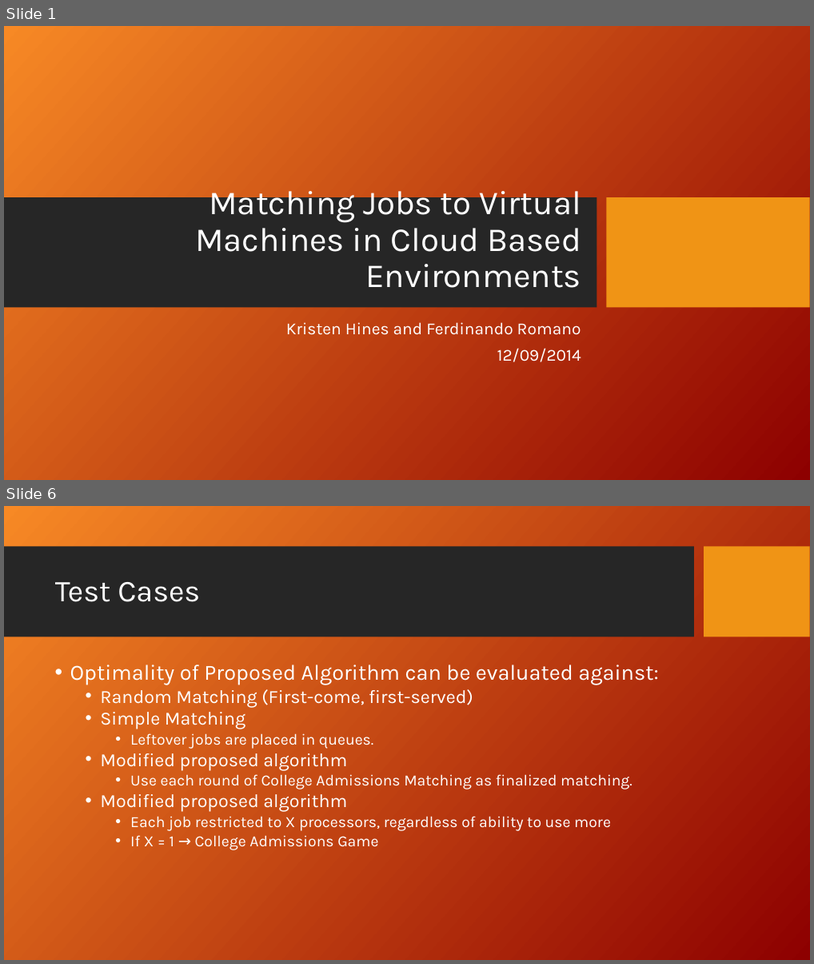
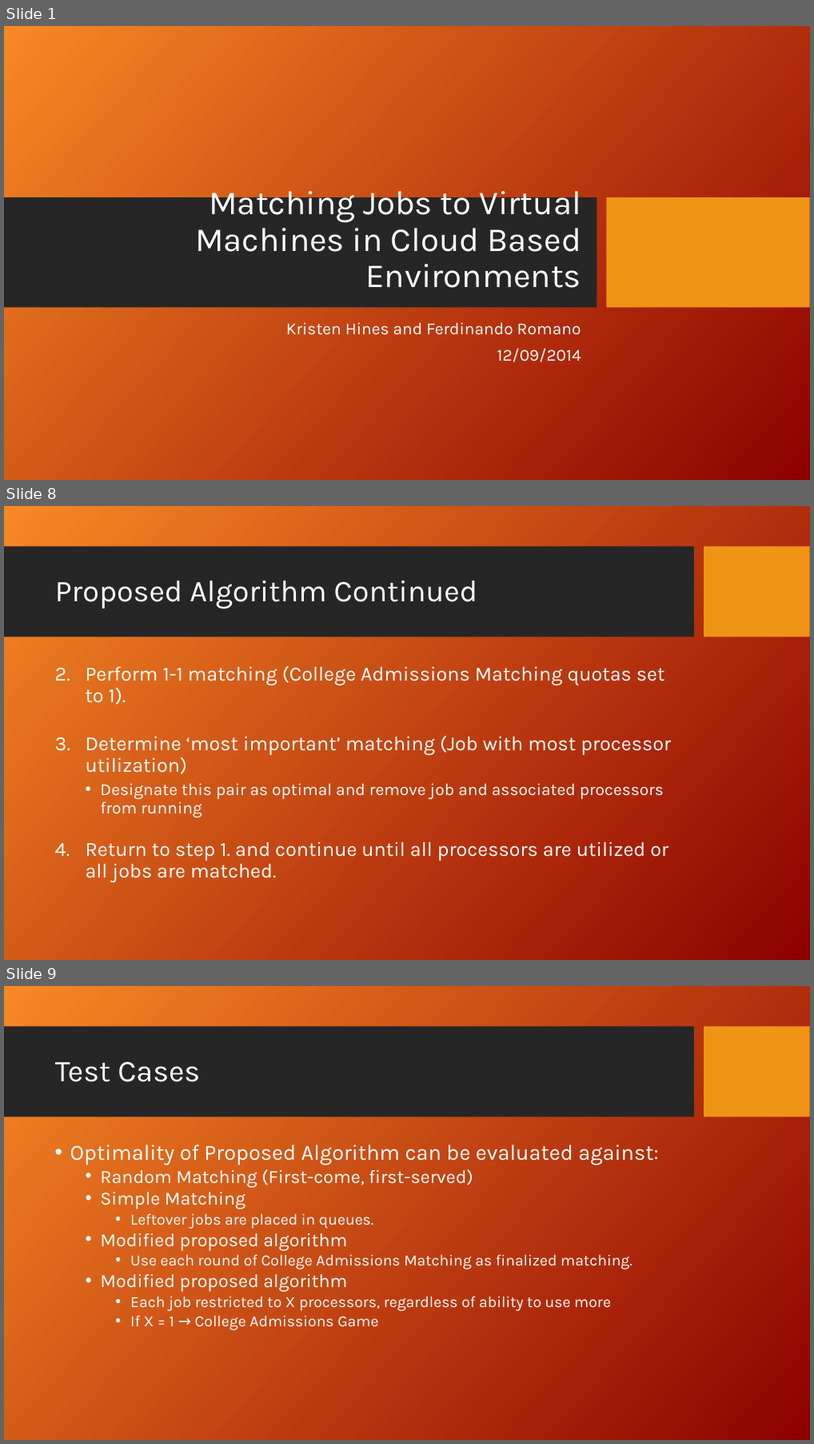
Before and after one commit to fmromano/GameTheoryProject, a slide deck: Paper/MatchingJobsPresentation_KH_FR.ppt. Shown one above the other, each under a label of ours: slides 1 and 6 before the commit, slides 1, 8 and 9 after it; the slides between them are not shown. The pictures are 814x964 and 814x1444 pixels, drawn with LibreOffice and Linux fonts; fonts in the diff are those of the drawing; background and template pictures are left out. Boxes give left, top, right and bottom in pixels: in the first picture for what was removed or moved away, otherwise in the second. Text is boxed around its words. In the diff, an @@ line names an element or a change of style, - is before the commit and + after.

```diff
--- a/Paper/MatchingJobsPresentation_KH_FR.ppt
+++ b/Paper/MatchingJobsPresentation_KH_FR.ppt
@@ slide 8 added at (4, 506, 810, 960), background picture (left out); not listed: 2 template elements that a slide beside it also shows @@
@@ title added at (55, 580, 478, 608), 36 pt, text #FFFFFF @@
+Proposed Algorithm Continued
@@ text added at (86, 666, 671, 882), 24 pt, text #FFFFFF @@
+2. Perform 1-1 matching (College Admissions Matching quotas set to 1).
+3. Determine ‘most important’ matching (Job with most processor utilization)
+  • Designate this pair as optimal and remove job and associated processors from running
+4. Return to step 1. and continue until all processors are utilized or all jobs are matched.
@@ what was slide 6 is now slide 9 @@
```
Also in this commit, not shown: 5 slides changed, 3 other slides added, 1 slide removed, 1 other file.
